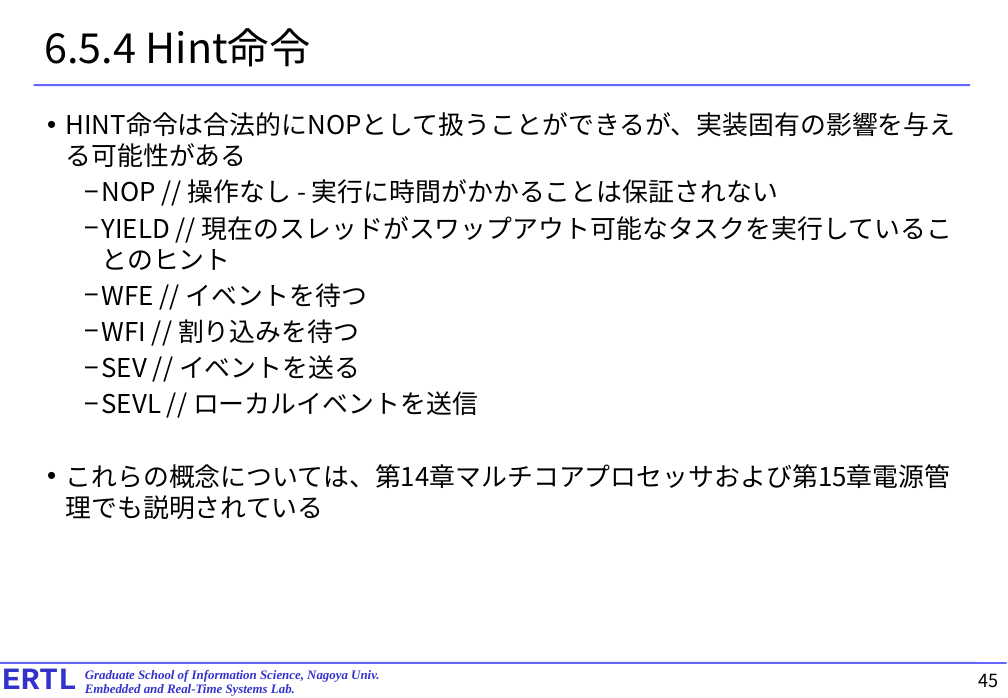
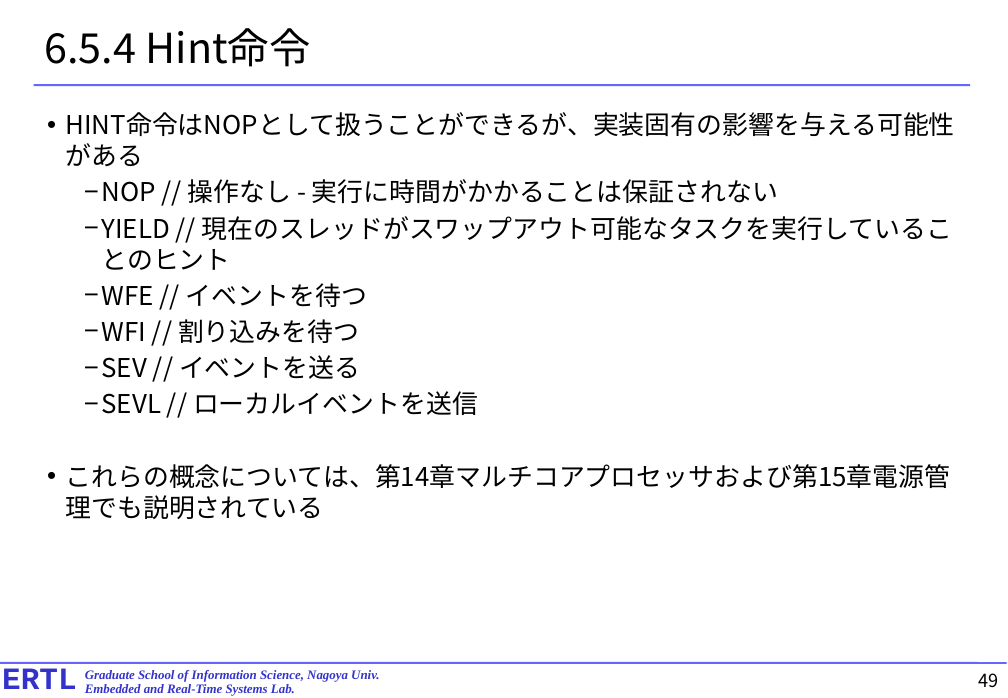
Before and after one commit to exshonda/arm64_basic, a slide deck: slide 49 of text/4.chapter6.pptx (slide 45 before the commit). Drawn at 1008x698 pixels with LibreOffice and Linux fonts; fonts in the diff are those of the drawing. Boxes give left, top, right and bottom in pixels: in the first picture for what was removed or moved away, otherwise in the second. Text is boxed around its words. In the diff, an @@ line names an element or a change of style, - is before the commit and + after.

```diff
--- a/text/4.chapter6.pptx
+++ b/text/4.chapter6.pptx
@@ text at [66,112,955,167]: text changed @@
-• HINT命令は合法的にNOPとして扱うことができるが、実装固有の影響を与える可能性がある
+• HINT命令はNOPとして扱うことができるが、実装固有の影響を与える可能性がある
@@ page number at [979,673,999,688]: text changed @@
-45
+49
```
Also in this commit, not shown: 23 other slides changed, 4 slides added.
